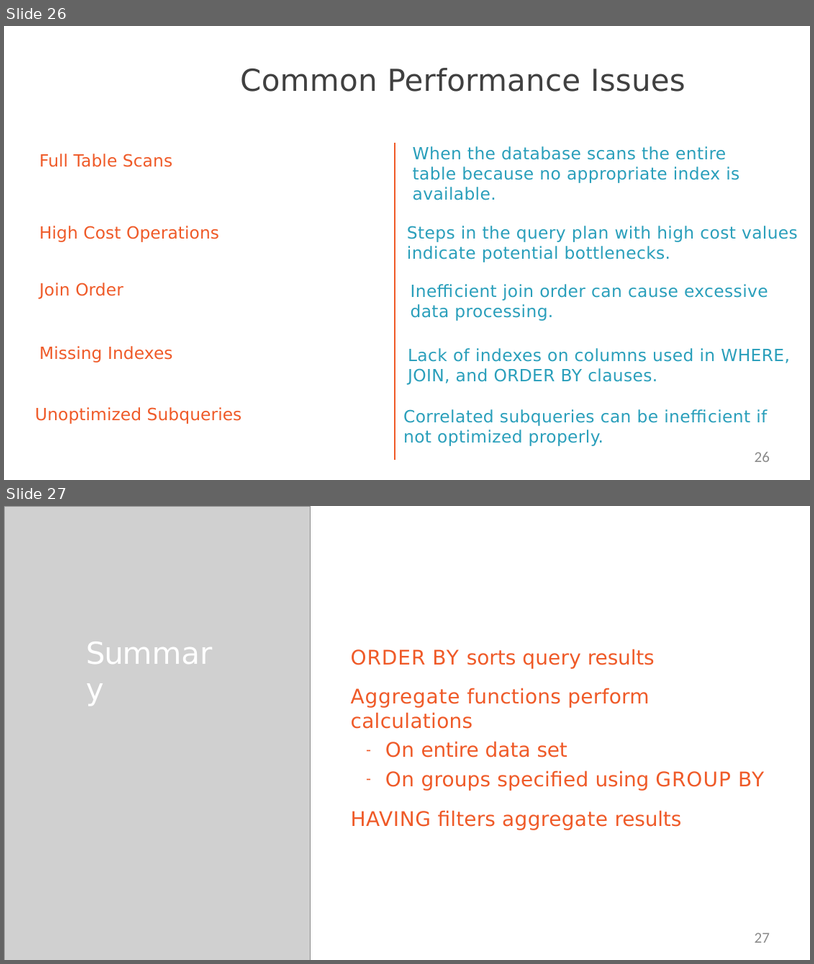
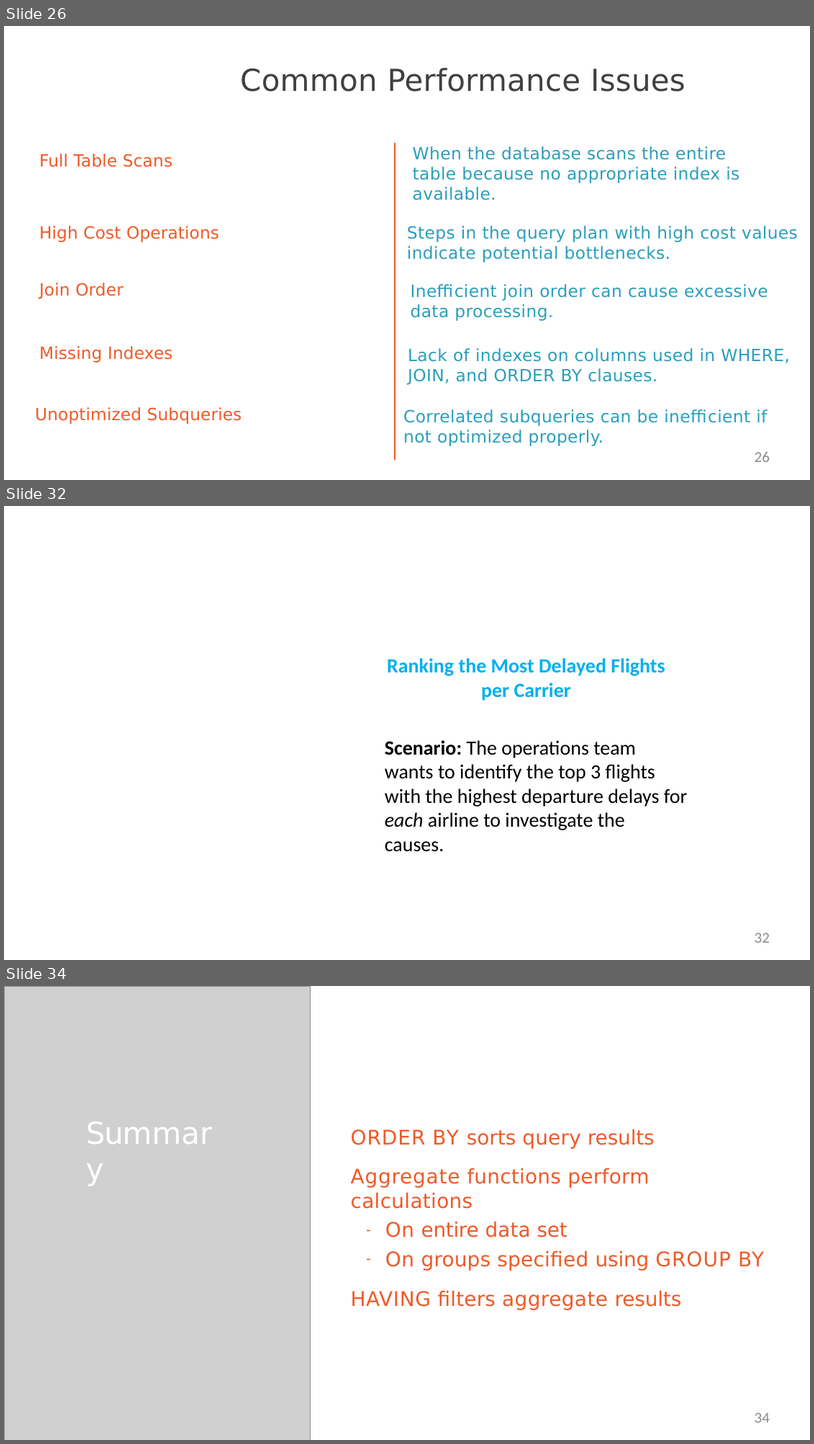
Before and after one commit to StevenJoseph19/GS-Training, a slide deck: Training Materials/8. PostgreSQL/1. Querying Data from PostgreSQL/Slides/6. Presenting and Aggregating Your Result/presenting-and-aggregating-your-results-slides.pptx. Shown one above the other, each under a label of ours: slides 26 and 27 before the commit, slides 26, 32 and 34 after it; the slides between them are not shown. The pictures are 814x964 and 814x1444 pixels, drawn with LibreOffice and Linux fonts; fonts in the diff are those of the drawing; grey boxes stand for pictures; background and template pictures are left out. Boxes give left, top, right and bottom in pixels: in the first picture for what was removed or moved away, otherwise in the second. Text is boxed around its words. In the diff, an @@ line names an element or a change of style, - is before the commit and + after.

```diff
--- a/Training Materials/8. PostgreSQL/1. Querying Data from PostgreSQL/Slides/6. Presenting and Aggregating Your Result/presenting-and-aggregating-your-results-slides.pptx
+++ b/Training Materials/8. PostgreSQL/1. Querying Data from PostgreSQL/Slides/6. Presenting and Aggregating Your Result/presenting-and-aggregating-your-results-slides.pptx
@@ slide 32 added at [4,506,810,960], background #FFFFFF @@
@@ text added at [112,633,203,671], 36 pt, text #FFFFFF @@
+Demo
@@ text added at [387,658,665,700], 24 pt, text #00B0F0, bold @@
+Ranking the Most Delayed Flights per Carrier
@@ text added at [385,740,687,852], 24 pt, text #000000 @@
+Scenario: The operations team wants to identify the top 3 flights with the highest departure delays for each airline to investigate the causes.
@@ page number added at [755,932,770,942], 18 pt, text #8C8C8C @@
+32
@@ what was slide 27 is now slide 34 @@
@@ page number at [755,1412,770,1422]: text changed @@
-27
+34
```
Also in this commit, not shown: 6 other slides added.
